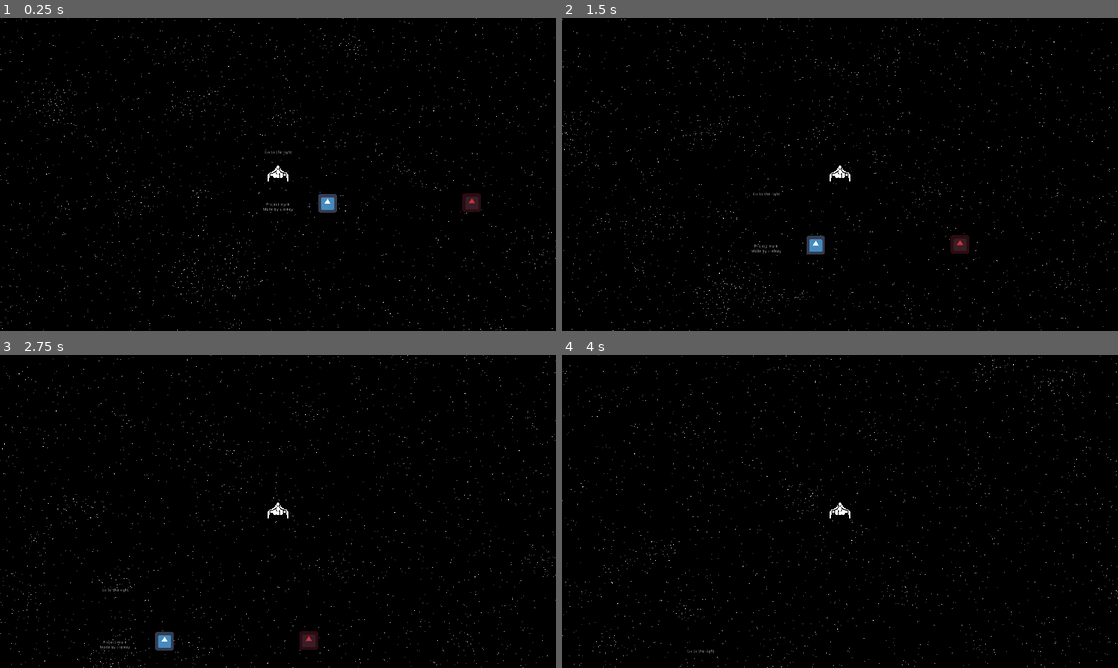
Above: before the commit, frames 1-4 (two rows, left to right).
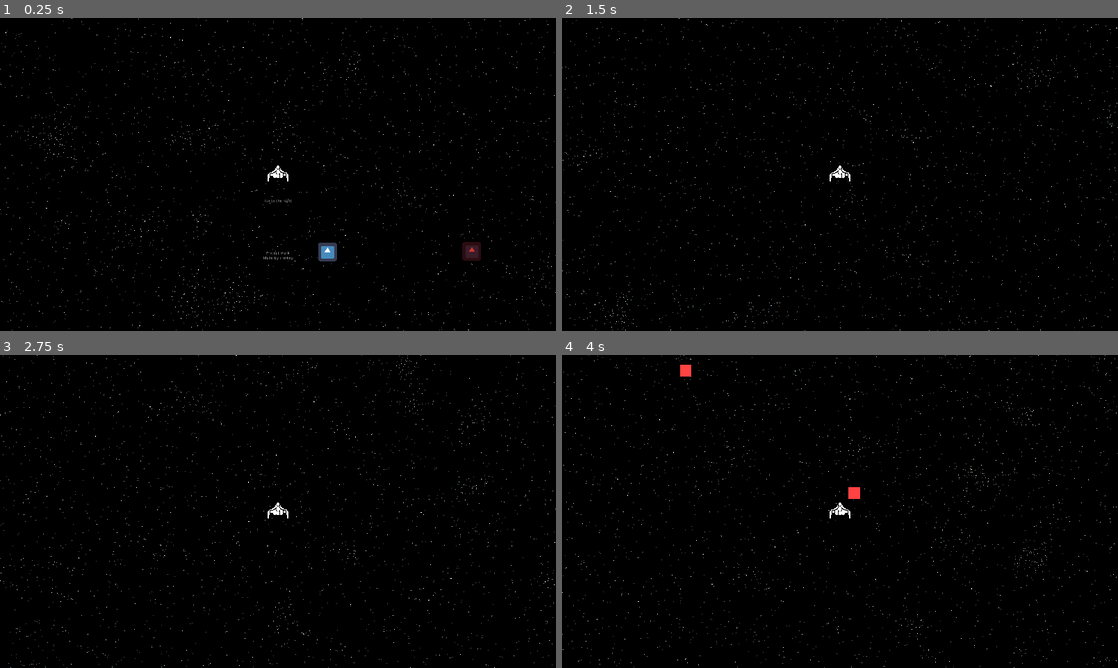
Above: after the commit, the same moments.

Repository: lajollagamesclub/project-mark
Game: Godot game, scene res://Main.tscn
The game is run twice, just before and just after one commit, with the same random seed, the same clock (stepped at 60 frames per second) and the same inputs. The engine's default icon, where the game draws it, is replaced by a stand-in: a white triangle on a blue panel in a dark square.
Inputs:
- Up to frame 1 (0.25 s): no input
- Up to frame 2 (1.5 s): hold E (g_dash_right) 0.53-1.28 s; hold S (g_down) from 1.28 s (still down)
- Up to frame 3 (2.75 s): release S (g_down) at 2.03 s; hold E (g_dash_right) from 2.03 s (still down)
- Up to frame 4 (4 s): release E (g_dash_right) at 2.78 s; hold W (g_up) 2.78-3.53 s; hold Q (g_dash_left) from 3.53 s (still down)

The runs differ from the first frame. In frame 1, 2.2% of the frame differs, in the area x 0-100%, y 0-100%; in frame 2, 1.7%; in frame 3, 1.7%; in frame 4, 1.4%.

Commit message:
Tune spawning and player values

Diff:
--- a/src/Enemy.gd
+++ b/src/Enemy.gd
@@ -1,9 +1,27 @@
+tool
 extends RigidBody2D
 
 signal dead
 
+export var size: int = 30 setget set_size
+
 var despawn_distance: float = 500.0
 var player_node: Node2D
+
+func set_size(new_size):
+	if new_size % 2 != 0:
+		new_size -= sign(size - new_size)
+	size = new_size
+	if has_node("ColorRect") and has_node("CollisionShape2D"):
+		var size_vector = Vector2(size, size)
+		$ColorRect.rect_size = size_vector
+		$ColorRect.rect_position = -size_vector/2
+		$CollisionShape2D.shape.extents = size_vector/2
+
+func _ready():
+	if Engine.editor_hint:
+		set_physics_process(false)
+		set_process(false)
 
 func _physics_process(delta):
 	if player_node.global_position.distance_to(global_position) >= despawn_distance:
--- a/src/Enemy.tscn
+++ b/src/Enemy.tscn
@@ -6,20 +6,21 @@
 bounce = 0.3
 
 [sub_resource type="RectangleShape2D" id=2]
-extents = Vector2( 30, 30 )
+extents = Vector2( 20, 20 )
 
 [node name="Enemy" type="RigidBody2D"]
 mass = 55.11
 physics_material_override = SubResource( 1 )
 script = ExtResource( 1 )
+size = 40
 
 [node name="ColorRect" type="ColorRect" parent="."]
 anchor_right = 1.0
 anchor_bottom = 1.0
-margin_left = -30.0
-margin_top = -30.0
-margin_right = 30.0
-margin_bottom = 30.0
+margin_left = -20.0
+margin_top = -20.0
+margin_right = 20.0
+margin_bottom = 20.0
 color = Color( 1, 0.262745, 0.262745, 1 )
 
 [node name="CollisionShape2D" type="CollisionShape2D" parent="."]
--- a/src/Main.tscn
+++ b/src/Main.tscn
@@ -54,7 +54,7 @@
 safe_radius = 800.0
 camera_view_radius = 1920.0
 player_visibility_radius = 3000.0
-target_enemies = 60
+target_enemies = 75
 player_path = NodePath("../Player")
 
 [node name="InstructionsLabel" type="Label" parent="."]
--- a/src/Player.tscn
+++ b/src/Player.tscn
@@ -1,14 +1,9 @@
-[gd_scene load_steps=4 format=2]
+[gd_scene load_steps=3 format=2]
 
 [ext_resource path="res://PlayerTurning.gd" type="Script" id=1]
 [ext_resource path="res://spaceship.png" type="Texture" id=2]
 
-[sub_resource type="PhysicsMaterial" id=1]
-bounce = 0.5
-
-[node name="Player" type="RigidBody2D"]
-mass = 8.1
-physics_material_override = SubResource( 1 )
+[node name="Player" type="KinematicBody2D"]
 script = ExtResource( 1 )
 
 [node name="ColorRect" type="ColorRect" parent="."]
--- a/src/PlayerTurning.gd
+++ b/src/PlayerTurning.gd
@@ -1,29 +1,13 @@
-extends RigidBody2D
+extends KinematicBody2D
 
-export var forward_force = 2000
-export var frictional_force = 10000
-export var turning_torque = 400.0
-export var dash_impulse = 5000.0
-
+export var movement_speed = 700.0
+export var rotational_speed = 360.0
 
 func _physics_process(delta):
 	var horizontal: int = int(Input.is_action_pressed("g_right")) - int(Input.is_action_pressed("g_left"))
 	var vertical: int = int(Input.is_action_pressed("g_up")) - int(Input.is_action_pressed("g_down"))
-	var dash: int = int(Input.is_action_just_pressed("g_dash_right")) - int(Input.is_action_just_pressed("g_dash_left"))
-	applied_force = Vector2()
+#	var dash: int = int(Input.is_action_just_pressed("g_dash_right")) - int(Input.is_action_just_pressed("g_dash_left"))
 
-	# Move forward constantly
-	applied_force += Vector2(0, -forward_force).rotated(rotation)
+	rotation += float(horizontal)*deg2rad(rotational_speed)*delta
 
-	# Dampeners
-	var dampening_force = frictional_force*(-linear_velocity).normalized()
-	# Remove dampening in direction of travel
-	var dampening_facing = abs(min(0, dampening_force.normalized().dot(applied_force.normalized())))*-1 + 1
-	applied_force += dampening_force*dampening_facing
-
-	# Turn from input
-	angular_velocity = horizontal*deg2rad(turning_torque)
-
-	# Apply dashing
-	if dash != 0:
-		apply_central_impulse(Vector2(float(dash)*dash_impulse, 0).rotated(rotation))
+	move_and_collide(Vector2(0, -movement_speed).rotated(rotation)*delta, false)
